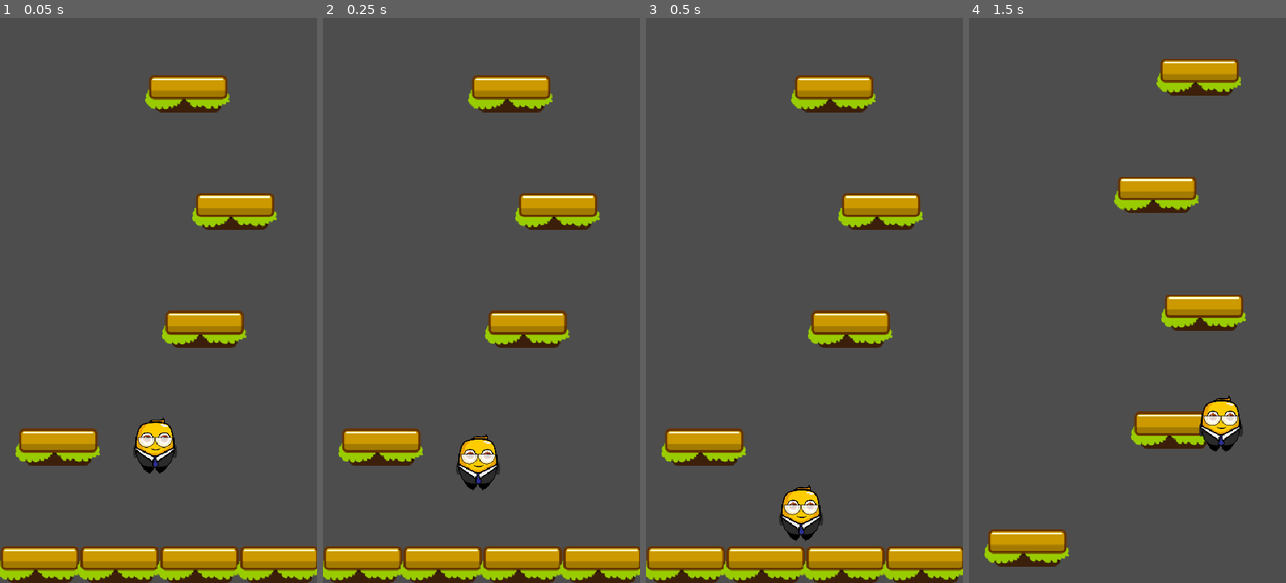
Above: before the commit, frames 1-4 (left to right).
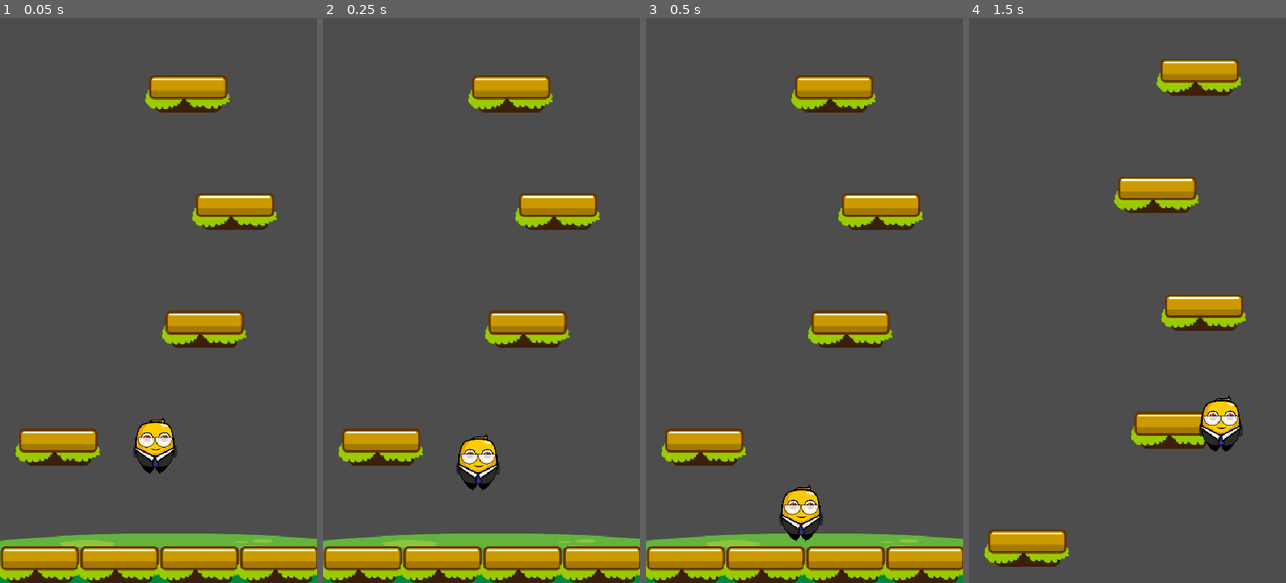
Above: after the commit, the same moments.

Repository: Pablo-gitub/jumper-jam
Game: Godot game, scene res://scenes/game.tscn
Two runs of this game, one before a commit and one after it. Both use one fixed random seed, a clock stepped at 60 frames per second and the inputs below.
Inputs:
- Up to frame 1 (0.05 s): no input
- Up to frame 2 (0.25 s): no input
- Up to frame 3 (0.5 s): no input
- Up to frame 4 (1.5 s): hold D (move_right) 0.53-1.28 s; hold A (move_left) from 1.28 s (still down)

The runs differ from the first frame. In frame 1, 2.3% of the frame differs, in the area x 0-100%, y 91-100%; in frame 2, 2.3%; in frame 3, 2.2%; in frame 4, nothing differs.

Commit message:
fixing warning

Diff:
--- a/scenes/game.tscn
+++ b/scenes/game.tscn
@@ -1,9 +1,17 @@
-[gd_scene load_steps=3 format=3 uid="uid://ddifcfispf808"]
+[gd_scene load_steps=4 format=3 uid="uid://ddifcfispf808"]
 
 [ext_resource type="Script" uid="uid://7dq2pjfpecxc" path="res://scripts/game.gd" id="1_uwrxv"]
 [ext_resource type="PackedScene" uid="uid://jrbnf2ilace2" path="res://scenes/level_generator.tscn" id="3_lbhrr"]
+[ext_resource type="Texture2D" uid="uid://buiobdcu6rbt8" path="res://assets/textures/bg/Ground.png" id="3_lnu2h"]
 
 [node name="Game" type="Node2D"]
 script = ExtResource("1_uwrxv")
 
 [node name="LevelGenerator" parent="." instance=ExtResource("3_lbhrr")]
+
+[node name="GroundSprite" type="Sprite2D" parent="."]
+z_index = -10
+position = Vector2(270, 960)
+scale = Vector2(1, 0.7)
+texture = ExtResource("3_lnu2h")
+offset = Vector2(0, -61)
--- a/scripts/game.gd
+++ b/scripts/game.gd
@@ -1,6 +1,7 @@
 extends Node2D
 
 @onready var level_generator = $LevelGenerator
+@onready var ground_sprite = $GroundSprite
 
 var player_scene = preload("res://scenes/player.tscn")
 var player: Player = null
@@ -15,9 +16,11 @@
 	var player_spam_pos_y_offset = 35
 	player_spam_pos.x = 0
 	player_spam_pos.y = 0 + player_spam_pos_y_offset
+	ground_sprite.global_position.x = viewport_size.x/2
+	ground_sprite.global_position.y = viewport_size.y
 	new_game()
 
-func _process(delta: float) -> void:
+func _process(_delta: float) -> void:
 	if Input.is_action_just_pressed("quit"):
 		get_tree().quit()
 	if Input.is_action_just_pressed("reset"):
@@ -29,7 +32,7 @@
 	add_child(player)
 
 	camera = camera_scene.instantiate()
-	camera.setup_camera($Player)
+	camera.setup_camera(player)
 	add_child(camera)
 	if player:
 		level_generator.setup(player)
--- a/scripts/game_camera.gd
+++ b/scripts/game_camera.gd
@@ -20,11 +20,11 @@
 	rect_shape.set_size(rect_shape_size)
 	destroyer_shape.shape = rect_shape
 
-func _process(delta: float) -> void:
+func _process(_delta: float) -> void:
 	if player:
 		var limit_distance = 500
 		if limit_bottom > get_camera_target_to_player(player, limit_distance):
-			limit_bottom = get_camera_target_to_player(player, limit_distance)
+			limit_bottom = int(get_camera_target_to_player(player, limit_distance))
 
 	var overlapping_areas = destroyer.get_overlapping_areas()
 	if overlapping_areas.size() > 0:
@@ -36,9 +36,9 @@
 	if _player:
 		player = _player
 
-func _physics_process(delta: float) -> void:
+func _physics_process(_delta: float) -> void:
 	if player:
 		global_position.y = get_camera_target_to_player(player)
 
-func get_camera_target_to_player(player: Player, limit_distance: float = 0) -> float:
+func get_camera_target_to_player(_player: Player, limit_distance: float = 0) -> float:
 	return player.global_position.y + viewport_size.y / 2 + limit_distance
--- a/scripts/level_generator.gd
+++ b/scripts/level_generator.gd
@@ -22,7 +22,7 @@
 	start_platform_y = - y_distance_between_platforms
 	generate_level(start_platform_y, true)
 
-func _process(delta: float) -> void:
+func _process(_delta: float) -> void:
 	if player:
 		var py = player.global_position.y
 		var end_of_level_pos = start_platform_y - (generate_platform_count * y_distance_between_platforms)
@@ -31,7 +31,7 @@
 			generate_level(end_of_level_pos, false)
 
 func generate_level(start_y: float, generate_ground: bool):
-	var ground_layer_y_offset = 62
+	var _ground_layer_y_offset = 62
 	var platform_with = 136
 	if generate_ground:
 		#Generate the ground
@@ -42,7 +42,7 @@
 
 	#Generate the rest of the level
 	for i in range(level_size):
-		var location: Vector2
+		var location: Vector2 = Vector2.ZERO
 		var max_x_position = viewport_size.x-platform_with
 		location.x = randf_range( 0.0, max_x_position )
 		location.y = start_y - (i * y_distance_between_platforms)
--- a/scripts/player.gd
+++ b/scripts/player.gd
@@ -14,7 +14,7 @@
 func _ready() -> void:
 	viewport_size = get_viewport_rect().size
 
-func _process(delta: float) -> void:
+func _process(_delta: float) -> void:
 	if velocity.y > 0:
 		if animator.current_animation != "fall":
 			animator.play("fall")
@@ -22,7 +22,7 @@
 		if animator.current_animation != "jump":
 			animator.play("jump")
 
-func _physics_process(delta: float) -> void:
+func _physics_process(_delta: float) -> void:
 	velocity.y += gravity
 	if velocity.y >= max_fall_velocity:
 		velocity.y = max_fall_velocity
